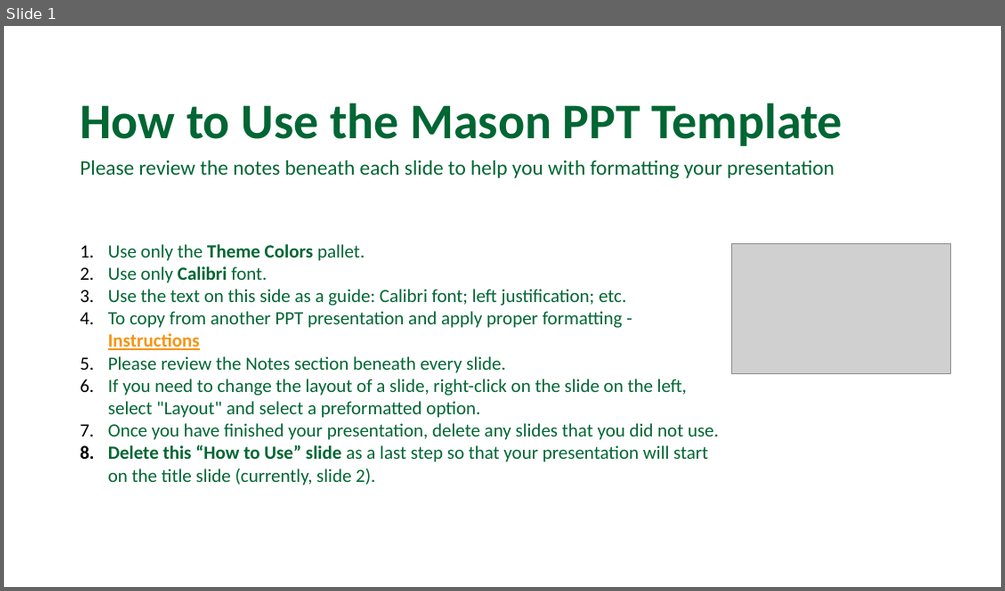
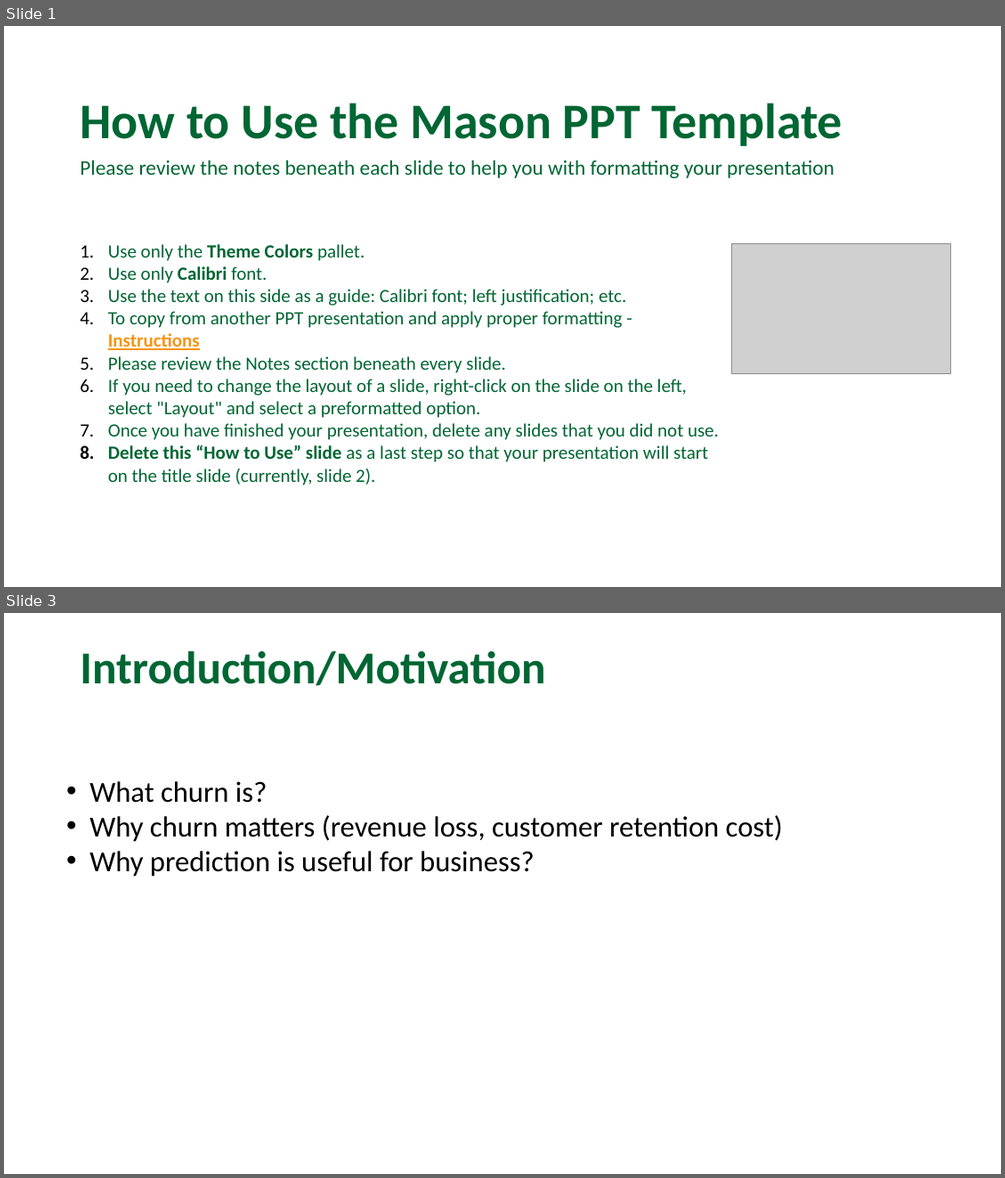
Before and after one commit to annguyenhuynh/AIT736-Team3, a slide deck: slides/AIT736_Final_Project_AnHuynh.pptx. Shown one above the other, each under a label of ours: slide 1 before the commit, slides 1 and 3 after it; the slides between them are not shown. The pictures are 1005x591 and 1005x1178 pixels, drawn with LibreOffice and Linux fonts; fonts in the diff are those of the drawing; grey boxes stand for pictures; background and template pictures are left out. Boxes give left, top, right and bottom in pixels: in the first picture for what was removed or moved away, otherwise in the second. Text is boxed around its words. In the diff, an @@ line names an element or a change of style, - is before the commit and + after.

```diff
--- a/slides/AIT736_Final_Project_AnHuynh.pptx
+++ b/slides/AIT736_Final_Project_AnHuynh.pptx
@@ slide 3 added at <box>4,613,1001,1174</box>, background picture (left out) @@
@@ title added at <box>80,651,545,686</box>, 44 pt, text #006633, bold @@
+Introduction/Motivation
@@ text added at <box>89,781,783,876</box>, 28 pt, text #000000 @@
+• What churn is?
+• Why churn matters (revenue loss, customer retention cost)
+• Why prediction is useful for business?
```
Also in this commit, not shown: 1 slide changed, 13 other slides added, 7 slides removed.
